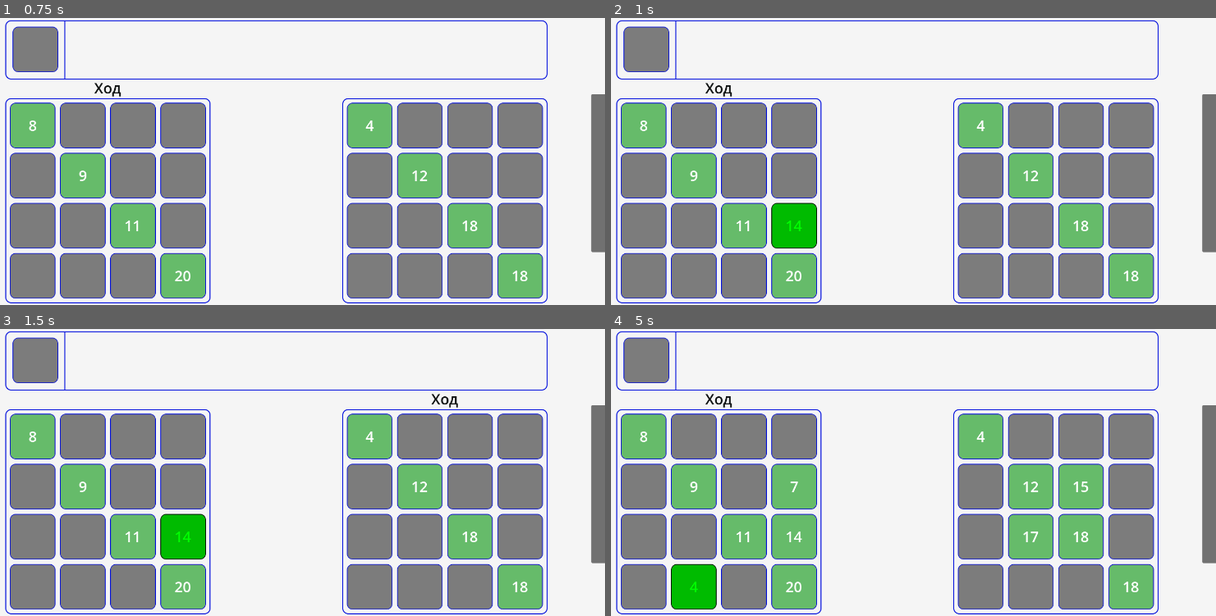
Above: before the commit, frames 1-4 (two rows, left to right).
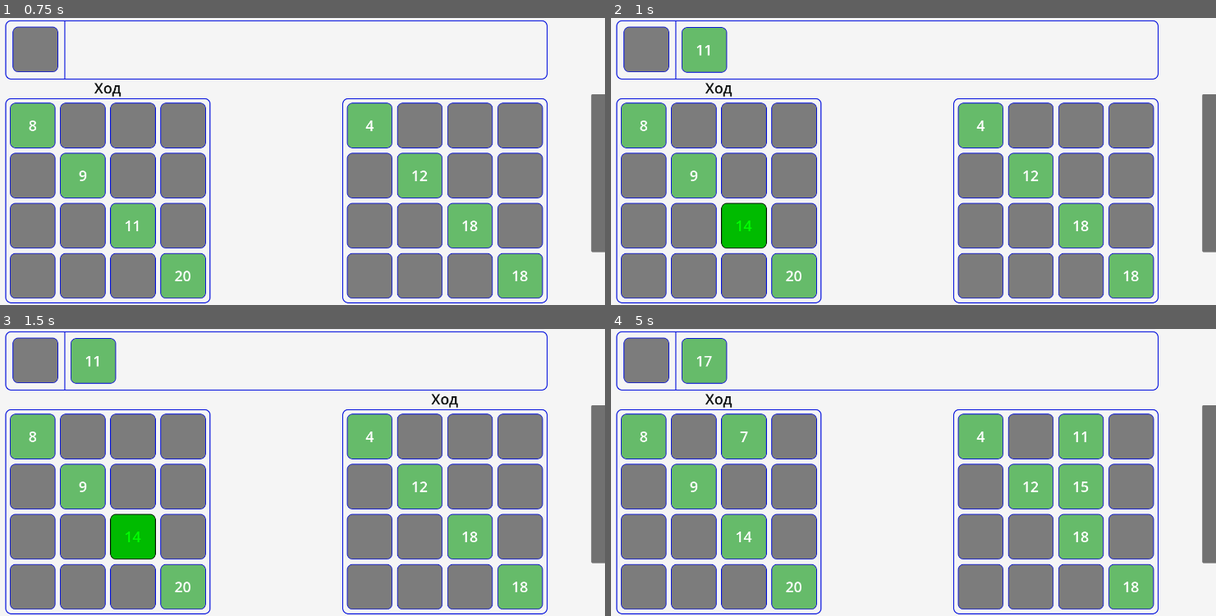
Above: after the commit, the same moments.

Repository: Rinkton/lucky-numbers-godot
Game: Godot game, scene res://game.tscn
Two runs of this game, one before a commit and one after it. Both use one fixed random seed, a clock stepped at 60 frames per second and the inputs below.
Inputs (mouse positions are in pixels of both pictures, inside the frame that each line leads up to):
- Up to frame 1 (0.75 s): tap Enter at 0.5 s; move the mouse to (423, 147) at 0.52 s; click (423, 147) at 0.67 s
- Up to frame 2 (1 s): no input
- Up to frame 3 (1.5 s): move the mouse to (145, 486) at 1.27 s; click (145, 486) at 1.42 s
- Up to frame 4 (5 s): move the mouse to (955, 409) at 2.02 s; click (955, 409) at 2.17 s; move the mouse to (853, 529) at 2.77 s; click (853, 529) at 2.92 s; tap Space at 3.5 s; move the mouse to (1082, 515) at 3.52 s; click (1082, 515) at 3.67 s; move the mouse to (689, 429) at 4.27 s; click (689, 429) at 4.42 s

Frame 1 is identical in both runs. In frame 2, 3.6% of the frame differs, in the area x 11-35%, y 3-81%; in frame 3, 3.6%; in frame 4, 7.9%, in the area x 9-82%, y 3-98%.

Commit message:
I'm working working but this not working

Diff:
--- a/lucky-numbers/player/ai_player.gd
+++ b/lucky-numbers/player/ai_player.gd
@@ -12,6 +12,8 @@
 	set(value):
 		victory_count = value
 		victory_count = max(0, victory_count)
+# helps to get rid off the cycles
+var all_clover_placements := []
 
 
 func _init():
@@ -26,11 +28,16 @@
 		G.game.clover_pile.reveal_clover()
 		var clover = G.game.clover_pile.get_node("Clover")
 		G.game.clover_pile.remove_child(clover)
-		if best_moves[clover.number]["x"] == -1:
+		var best_move = best_moves[clover.number]
+		if best_moves[clover.number]["x"] == -1 or best_moves[clover.number]["flex"] < 0 or \
+		was_in_clover_placement(best_move["x"], best_move["y"], clover.number, 3):
 			G.game.face_up_pile.put_clover_turn(clover)
 		else:
 			var cell = my_field.get_cell(best_moves[clover.number]["x"], best_moves[clover.number]["y"])
 			cell.put_clover_turn(clover, G.game.clover_pile)
+			all_clover_placements.append({"x": best_move["x"],
+				"y": best_move["y"],
+				"number": cell.get_clover().number})
 	else:
 		var cell = face_up_dict["cell"]
 		var best_move = best_moves[cell.get_clover().number]
@@ -38,6 +45,8 @@
 		var clover = cell.get_clover()
 		cell.remove_child(clover)
 		field_cell.put_clover_turn(clover, cell)
+		all_clover_placements.append({"x": best_move["x"], "y": best_move["y"],
+			"number": field_cell.get_clover().number})
 		cell.queue_free()
 	# TODO: Мб должен следить, сколько пустых клеток осталось у него, у меня, также
 	# должен резко реагировать, если он может сделать победный ход
@@ -72,8 +81,10 @@
 	var best_cell: Cell
 	var best_flexibility := -1
 	for c in face_up_cells:
-		var flex = best_moves[c.get_clover().number]["flex"]
-		if flex > best_flexibility:
+		var best_move = best_moves[c.get_clover().number]
+		var flex = best_move["flex"]
+		if flex > best_flexibility and not was_in_clover_placement(
+		best_move["x"], best_move["y"], c.get_clover().number, 3):
 			best_cell = c
 			best_flexibility = flex
 	return {"cell": best_cell, "worth": best_flexibility}
@@ -109,23 +120,24 @@
 							if xx == x and yy == y:
 								continue
 							var cell = field.get_cell(xx, yy)
-							var cell_flexibility = \
-								_get_cell_flexibility(cell, Vector3i(x, y, i)) - \
-								_get_cell_flexibility(cell)
+							var with_clover_flex = _get_cell_flexibility(cell, Vector3i(x, y, i))
+							var without_clover_flex = _get_cell_flexibility(cell)
+							var cell_flexibility = with_clover_flex - without_clover_flex
+							if with_clover_flex == 0 and without_clover_flex > 0:
+								clover_flexibility -= data.dead_cell_penalty
+							elif with_clover_flex > 0 and without_clover_flex == 0:
+								clover_flexibility -= data.revive_cell_reward
 							clover_flexibility += cell_flexibility
 				var cell = field.get_cell(x, y)
 
-				# Для мотивации поставить новый клевер
-				# Меньше, чем дальше к правому краю, ибо там flexibility выше само по себе
-				var motivation = 0#data.left_up_corner_coef * \
-					#(data.motivation_position_curve.sample((x + y + 1)/7))
-
 				var final_clover_flexibility := clover_flexibility
-				if clover_flexibility > 0:
-					final_clover_flexibility += motivation
 				if cell.is_there_clover():
+					pass
 					# TODO: coef
-					final_clover_flexibility -= 25 * sqrt(my_field.get_busy_cells_count())
+					#final_clover_flexibility -= data.replacement_penalty * \
+					#sqrt(my_field.get_busy_cells_count())
+				else:
+					final_clover_flexibility += data.new_clover_reward
 
 				# Во, терь точно не будет ставить куда нельзя ставить
 				if not my_field.get_is_this_clover_on_this_cell_acceptable(
@@ -220,6 +232,17 @@
 	return flexibility
 
 
+func was_in_clover_placement(x, y, number, count: int):
+	for i in range(count):
+		var num = len(all_clover_placements) - 1 - i
+		if num < 0:
+			break
+		var cp = all_clover_placements[num]
+		if cp["x"] == x and cp["y"] == y:# and cp["number"] == number:
+			return true
+	return false
+
+
 func estimate_position_quality(x: int, y: int, number: int) -> float:
 	# Position value: 0 for (0,0), 1 for (3,3)
 	var position_weight: float = float(x + y) / 6.0
--- a/lucky-numbers/player/ai_player_data.gd
+++ b/lucky-numbers/player/ai_player_data.gd
@@ -9,6 +9,10 @@
 #@export var irreplacability_coef: float = 100
 # Если больше 1, то знач считает, что определённость лучше среднестатистической выгоды
 #@export var face_up_coef: float = 1
+@export var new_clover_reward: float = 40
+@export var dead_cell_penalty: float = 100
+@export var revive_cell_reward: float = 50
+@export var replacement_penalty: float = 25
 
 
 func randomize_genes():
